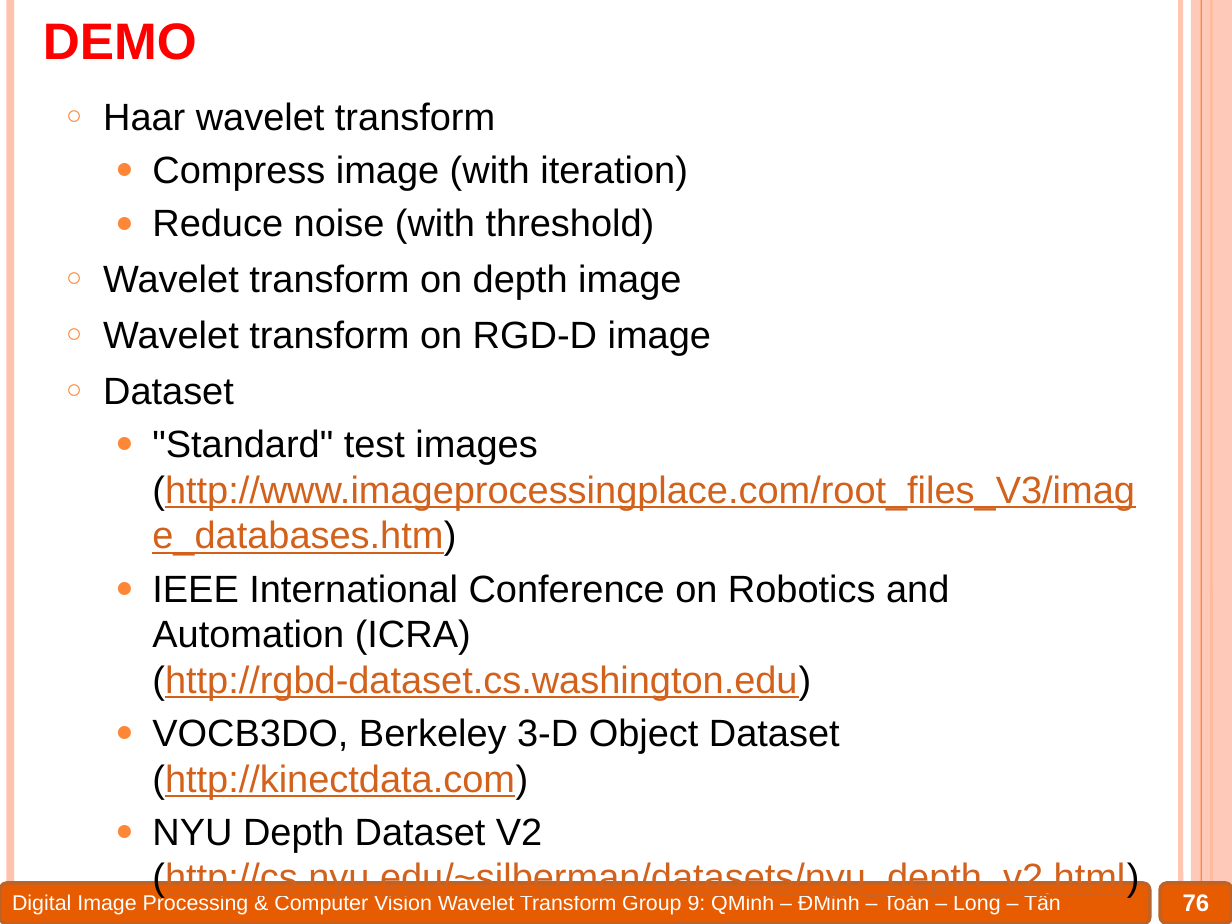
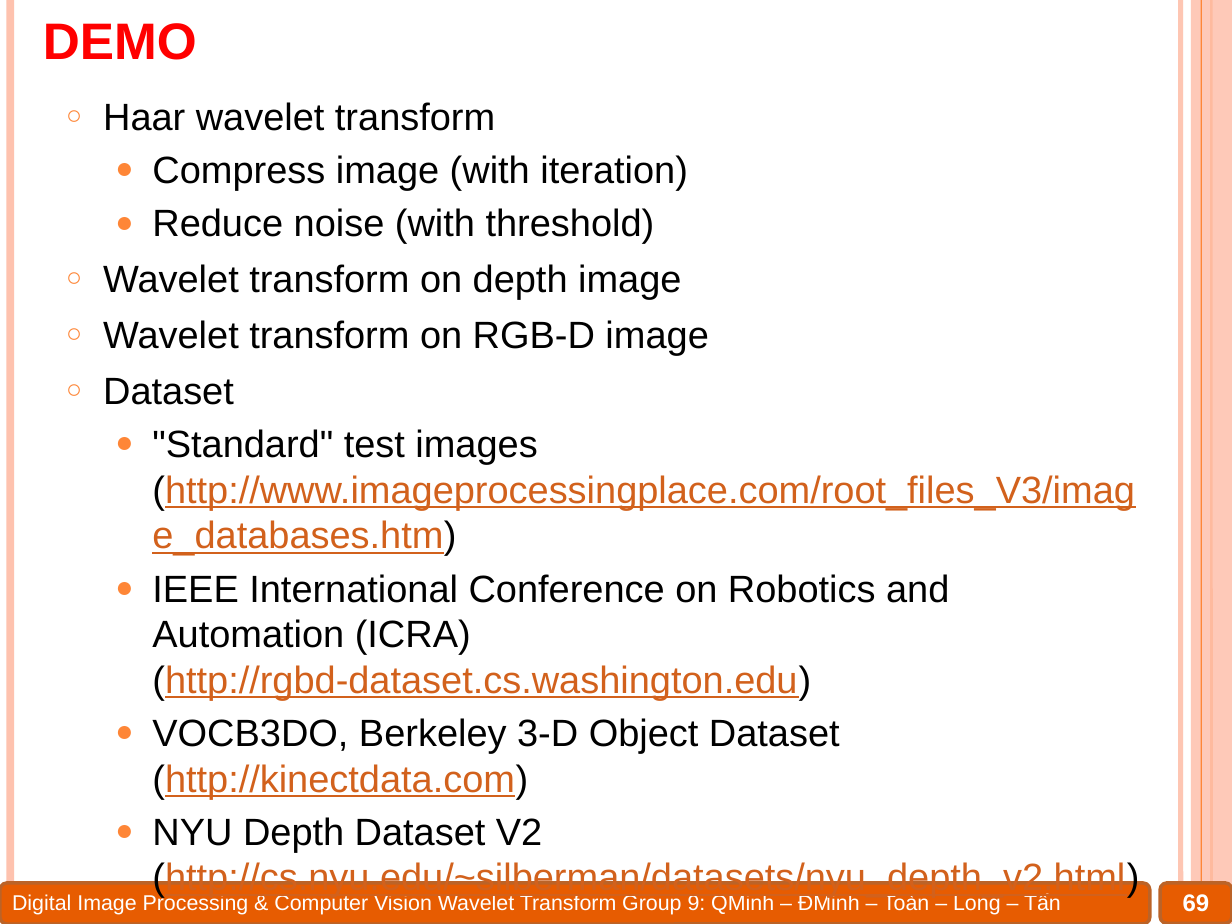
Before and after one commit to Alex7Huynh/dip-g9, a slide deck: slide 69 of 6. PPT/Wavelet transform.pptx (slide 76 before the commit). Drawn at 1232x924 pixels with LibreOffice and Linux fonts; fonts in the diff are those of the drawing. Boxes give left, top, right and bottom in pixels: in the first picture for what was removed or moved away, otherwise in the second. Text is boxed around its words. In the diff, an @@ line names an element or a change of style, - is before the commit and + after.

```diff
--- a/6. PPT/Wavelet transform.pptx
+++ b/6. PPT/Wavelet transform.pptx
@@ text at <box>103,320,708,355</box>: text changed @@
-  ○ Wavelet transform on RGD-D image
+  ○ Wavelet transform on RGB-D image
@@ page number at <box>1183,894,1210,912</box>: text changed @@
-76
+69
```
Also in this commit, not shown: 7 other slides changed, 7 slides removed, 3 other files.
